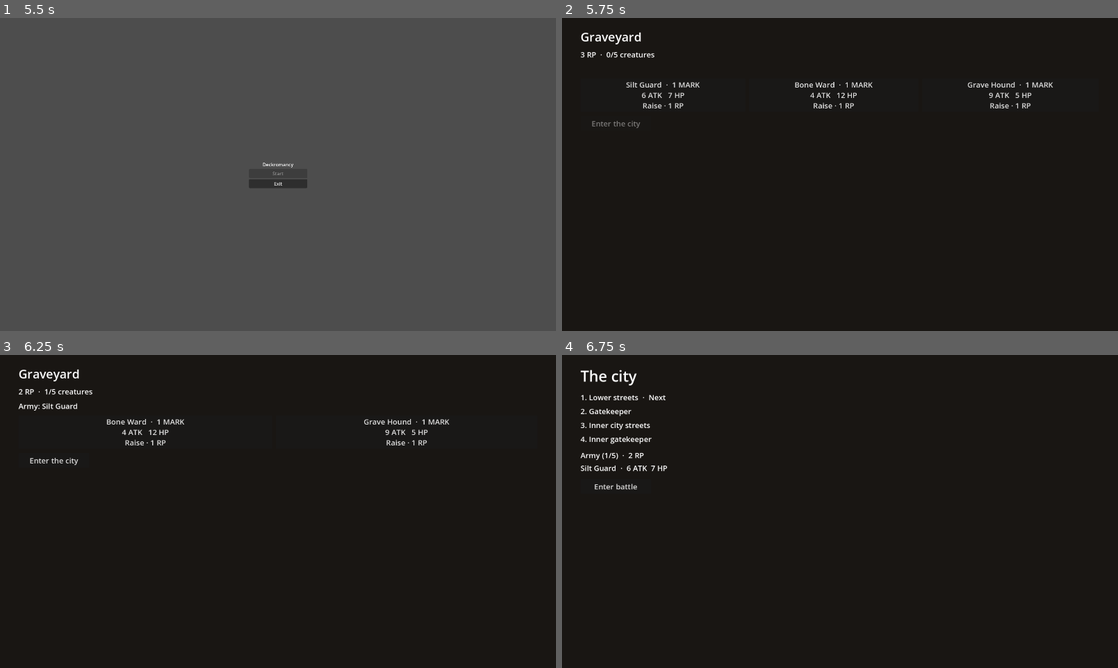
Above: before the commit, frames 1-4 (two rows, left to right).
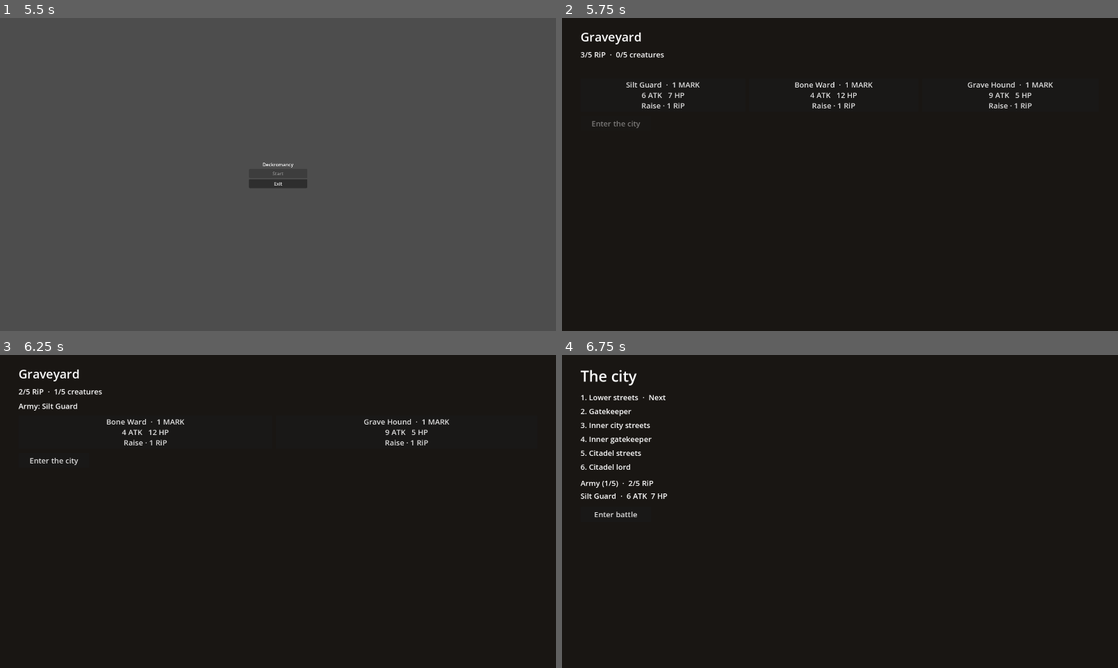
Above: after the commit, the same moments.

Repository: ekaktusz/gameoff2026-deckromancy
Game: Godot game, scene res://Intro/intro.tscn
Same seed, same stepped clock (60 frames per second), same inputs: the game is played once before the commit and once after it. Video files are missing from this copy of the repository; at most half a second of black plays in their place.
Inputs:
- Up to frame 1 (5.5 s): tap Enter at 0.5, 2, 3.5 s; tap Space at 1.25, 2.75, 4.25 s; click "Start" at 5 s
- Up to frame 2 (5.75 s): no input
- Up to frame 3 (6.25 s): click "Silt Guard · 1 MARK 6 ATK 7 H…" at 5.75 s
- Up to frame 4 (6.75 s): click "Enter the city" at 6.5 s

Frame 1 is identical in both runs. In frame 2, 0.4% of the frame differs, in the area x 4-85%, y 10-29%; in frame 3, 0.3%; in frame 4, 0.7%, in the area x 3-19%, y 30-52%.

Commit message:
3 extra levels, cap rip on 5, only get rp per empty slot once

Diff:
--- /dev/null
+++ b/Gameplay/Units/citadel_lord.tres
@@ -0,0 +1,9 @@
+[gd_resource type="Resource" script_class="UnitDefinition" load_steps=2 format=3]
+
+[ext_resource type="Script" path="res://Gameplay/unit_definition.gd" id="1"]
+
+[resource]
+script = ExtResource("1")
+title = "Citadel Lord"
+attack = 18
+hp = 34
--- a/Gameplay/battle_state.gd
+++ b/Gameplay/battle_state.gd
@@ -9,6 +9,8 @@
 var enemies: Array[UnitState] = []
 var graveyard: Array[UnitState] = []
 var round_number: int = 0
+# Empty enemy slots that already paid out RiP this battle.
+var rewarded_columns: Array[int] = []
 
 
 func _init(deck_run: DeckRun, battle_encounter: EncounterDefinition) -> void:
@@ -43,7 +45,17 @@
 	for column in COLUMN_COUNT:
 		var ally := allies[column]
 		var enemy := enemies[column]
-		if ally == null or enemy == null:
+		if ally == null and enemy == null:
+			continue
+		# Hitting an empty slot gains RiP once per slot per battle;
+		# an enemy hitting an empty slot always costs RiP.
+		if enemy == null:
+			if not rewarded_columns.has(column):
+				rewarded_columns.append(column)
+				run.add_rp(1)
+			continue
+		if ally == null:
+			run.add_rp(-1)
 			continue
 
 		# The defender always retaliates, even when the attack kills it.
@@ -54,7 +66,7 @@
 			enemies[column] = null
 			graveyard.append(enemy)
 			if enemy.revivals == 0:
-				run.rp += 1
+				run.add_rp(1)
 
 		if ally.hp == 0:
 			allies[column] = null
--- a/Gameplay/deck_run.gd
+++ b/Gameplay/deck_run.gd
@@ -3,11 +3,16 @@
 
 const MAX_UNITS := 5
 const STARTING_RP := 3
+const MAX_RP := 5
 
 var army: Array[UnitState] = []
 var rp: int = STARTING_RP
 var encounter_index: int = 0
 var defeated: bool = false
+
+
+func add_rp(amount: int) -> void:
+	rp = clampi(rp + amount, 0, MAX_RP)
 
 
 func can_raise() -> bool:
--- a/Scenes/BattleGround/battle_view.gd
+++ b/Scenes/BattleGround/battle_view.gd
@@ -36,7 +36,10 @@
 func display(battle: BattleState) -> void:
 	_battle = battle
 	_title.text = battle.encounter.title
-	_status.text = "%d RP  ·  Select two slots to swap their positions." % battle.run.rp
+	_status.text = "%d/%d RiP  ·  Select two slots to swap their positions." % [
+		battle.run.rp,
+		DeckRun.MAX_RP,
+	]
 	_refresh()
 
 
@@ -88,7 +91,7 @@
 	var previous_rp := _battle.run.rp
 	var previous_dead := _battle.graveyard.size()
 	_battle.resolve_round()
-	_status.text = "Round %d  ·  %d fallen  ·  +%d RP" % [
+	_status.text = "Round %d  ·  %d fallen  ·  %+d RiP" % [
 		_battle.round_number,
 		_battle.graveyard.size() - previous_dead,
 		_battle.run.rp - previous_rp,
--- a/Scenes/Card/card_view.gd
+++ b/Scenes/Card/card_view.gd
@@ -18,4 +18,4 @@
 
 	text = "%s\n%d ATK   %d HP" % [name_and_marks, stats.x, stats.y]
 	if for_revival:
-		text += "\nRaise · 1 RP"
+		text += "\nRaise · 1 RiP"
--- a/Scenes/Graveyard/graveyard_view.gd
+++ b/Scenes/Graveyard/graveyard_view.gd
@@ -13,7 +13,12 @@
 
 
 func display(run: DeckRun, dead: Array[UnitState], is_starting_yard: bool = false) -> void:
-	_status.text = "%d RP  ·  %d/%d creatures" % [run.rp, run.army.size(), DeckRun.MAX_UNITS]
+	_status.text = "%d/%d RiP  ·  %d/%d creatures" % [
+		run.rp,
+		DeckRun.MAX_RP,
+		run.army.size(),
+		DeckRun.MAX_UNITS,
+	]
 	if dead.is_empty():
 		_status.text += "  ·  No creatures to raise"
 
--- a/Scenes/Map/map_view.gd
+++ b/Scenes/Map/map_view.gd
@@ -17,7 +17,7 @@
 	if run.defeated:
 		_title.text = "Your army fell"
 	elif _run_finished:
-		_title.text = "The inner city is yours"
+		_title.text = "The city is yours"
 
 	var route := PackedStringArray()
 	for index in encounters.size():
@@ -30,7 +30,12 @@
 	_encounters.text = "\n".join(route)
 
 	var roster := PackedStringArray()
-	roster.append("Army (%d/%d)  ·  %d RP" % [run.army.size(), DeckRun.MAX_UNITS, run.rp])
+	roster.append("Army (%d/%d)  ·  %d/%d RiP" % [
+		run.army.size(),
+		DeckRun.MAX_UNITS,
+		run.rp,
+		DeckRun.MAX_RP,
+	])
 	for unit in run.army:
 		roster.append("%s  ·  %d ATK  %d HP" % [unit.title(), unit.attack, unit.hp])
 	_army.text = "\n".join(roster)
--- a/game_loop.tscn
+++ b/game_loop.tscn
@@ -11,6 +11,7 @@
 [ext_resource type="PackedScene" path="res://UI/Menus/PauseMenu/pause_menu.tscn" id="9"]
 [ext_resource type="PackedScene" path="res://UI/Menus/SettingsMenu/settings_menu.tscn" id="10"]
 [ext_resource type="Resource" path="res://Gameplay/Units/inner_gatekeeper.tres" id="11"]
+[ext_resource type="Resource" path="res://Gameplay/Units/citadel_lord.tres" id="12"]
 
 [sub_resource type="Resource" id="Encounter_streets"]
 script = ExtResource("3")
@@ -32,6 +33,16 @@
 title = "Inner gatekeeper"
 enemies = Array[ExtResource("2")]([ExtResource("5"), ExtResource("11"), ExtResource("5")])
 
+[sub_resource type="Resource" id="Encounter_citadel_streets"]
+script = ExtResource("3")
+title = "Citadel streets"
+enemies = Array[ExtResource("2")]([ExtResource("6"), ExtResource("5"), ExtResource("4"), ExtResource("5"), ExtResource("6")])
+
+[sub_resource type="Resource" id="Encounter_citadel_lord"]
+script = ExtResource("3")
+title = "Citadel lord"
+enemies = Array[ExtResource("2")]([ExtResource("4"), ExtResource("6"), ExtResource("12"), ExtResource("6"), ExtResource("4")])
+
 [sub_resource type="Theme" id="Theme_prototype"]
 default_font_size = 26
 
@@ -45,7 +56,7 @@
 theme = SubResource("Theme_prototype")
 script = ExtResource("1")
 starting_units = Array[ExtResource("2")]([ExtResource("4"), ExtResource("5"), ExtResource("6")])
-encounters = Array[ExtResource("3")]([SubResource("Encounter_streets"), SubResource("Encounter_gatekeeper"), SubResource("Encounter_inner_streets"), SubResource("Encounter_inner_gatekeeper")])
+encounters = Array[ExtResource("3")]([SubResource("Encounter_streets"), SubResource("Encounter_gatekeeper"), SubResource("Encounter_inner_streets"), SubResource("Encounter_inner_gatekeeper"), SubResource("Encounter_citadel_streets"), SubResource("Encounter_citadel_lord")])
 
 [node name="Background" type="ColorRect" parent="."]
 layout_mode = 1
